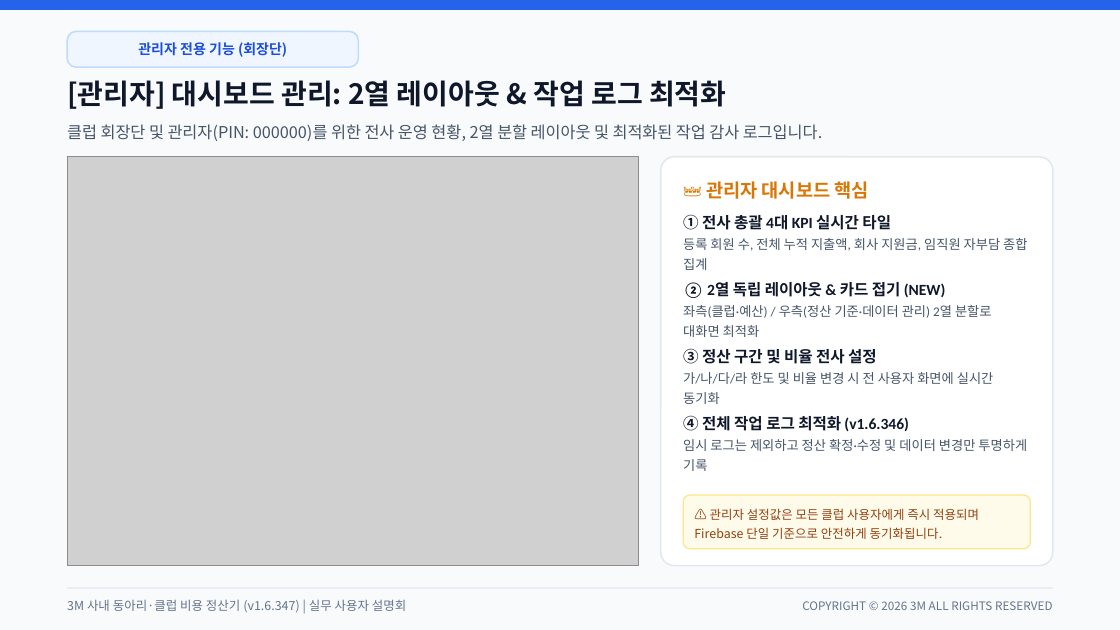
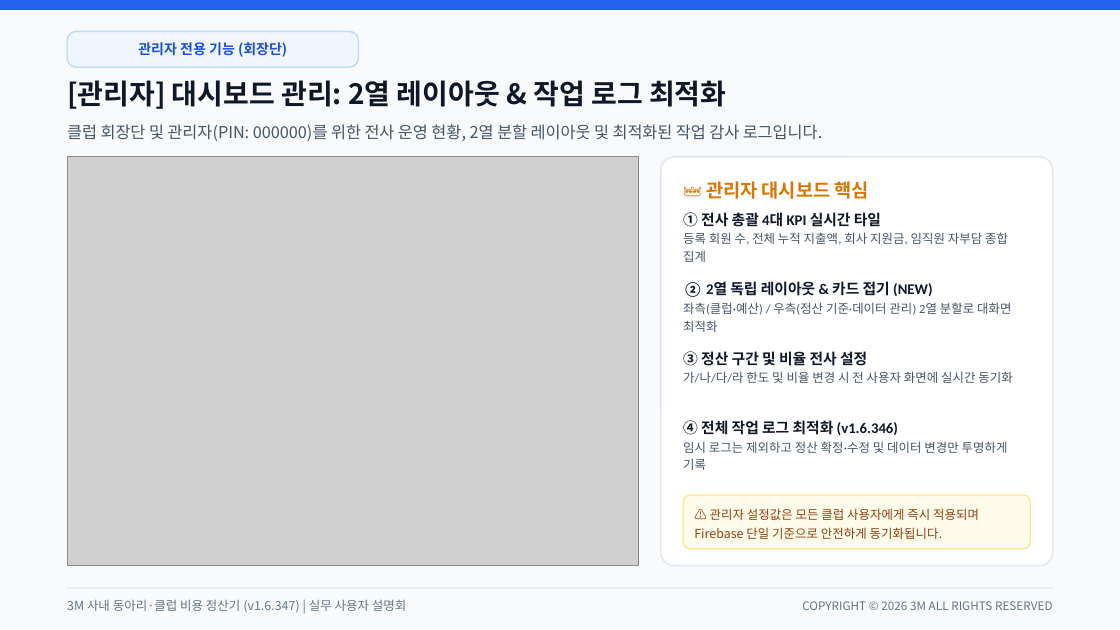
Before and after one commit to gochujangs33-dot/Club-expense, a slide deck: slide 9 of 3M_사내_클럽_비용_정산_시스템_사용_설명회.pptx. Drawn at 1120x630 pixels with LibreOffice and Linux fonts; fonts in the diff are those of the drawing; grey boxes stand for pictures. Boxes give left, top, right and bottom in pixels: in the first picture for what was removed or moved away, otherwise in the second. Text is boxed around its words. In the diff, an @@ line names an element or a change of style, - is before the commit and + after.

Commit message:
fix(ppt): 아키텍처 슬라이드 텍스트 겹침 수정 및 전 슬라이드 행간·간격 최적화

```diff
--- a/3M_사내_클럽_비용_정산_시스템_사용_설명회.pptx
+++ b/3M_사내_클럽_비용_정산_시스템_사용_설명회.pptx
@@ text "① 전사 총괄 4대 KPI ..." at [683, 210, 1008, 262]: size 10 to 9.5 pt in "① 전사 총괄 4대 KPI 실시간 타일"; size 8.5 to 8 pt in "등록 회원 수, 전체 누적 지출액, 회사 ..."; line spacing 13pt to 11.5pt @@
@@ text "② 2열 독립 레이아웃 & ..." at [683, 281, 1011, 332]: size 10 to 9.5 pt in "② 2열 독립 레이아웃 & 카드 접기 ..."; size 8.5 to 8 pt in "좌측(클럽·예산) / 우측(정산 기준·데이터 관리) 2열 분할로 ..."; line spacing 13pt to 11.5pt @@
@@ text "③ 정산 구간 및 비율 ..." at [683, 351, 1012, 383]: size 10 to 9.5 pt in "③ 정산 구간 및 비율 전사 설정"; size 8.5 to 8 pt in "가/나/다/라 한도 및 비율 변경 시 전 ..."; line spacing 13pt to 11.5pt @@
@@ text "④ 전체 작업 로그 최적화 ..." at [683, 420, 1008, 470]: size 10 to 9.5 pt in "④ 전체 작업 로그 최적화 (v1.6.346)"; size 8.5 to 8 pt in "임시 로그는 제외하고 정산 확정·수정 및 데이터 ..."; line spacing 13pt to 11.5pt @@
```
Also in this commit, not shown: 4 other slides changed, 1 other file.
